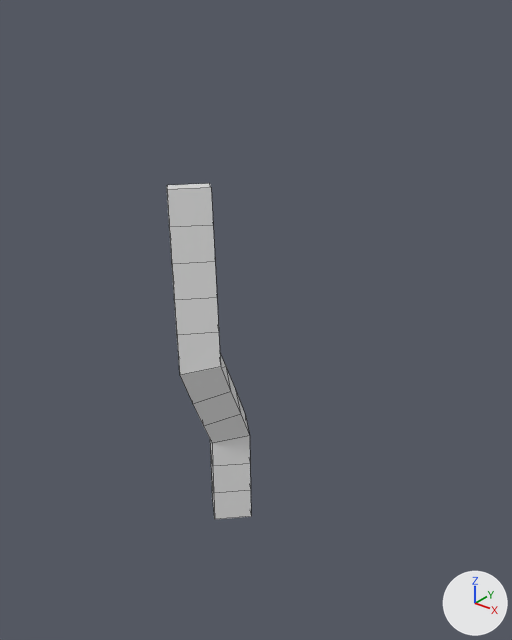
The Blender file salemstalker/Assets/3D/plants/swamptree2.blend as it was, and as the next commit left it.
Rendered twice from a camera (50 mm lens) standing at (5.16, -5.9, 6.71) and looking at (-0.01, 0.56, 2.71). The axes (+X, +Y, +Z) are drawn at lower right. The lights are the same throughout. Mesh edges are drawn as thin lines.
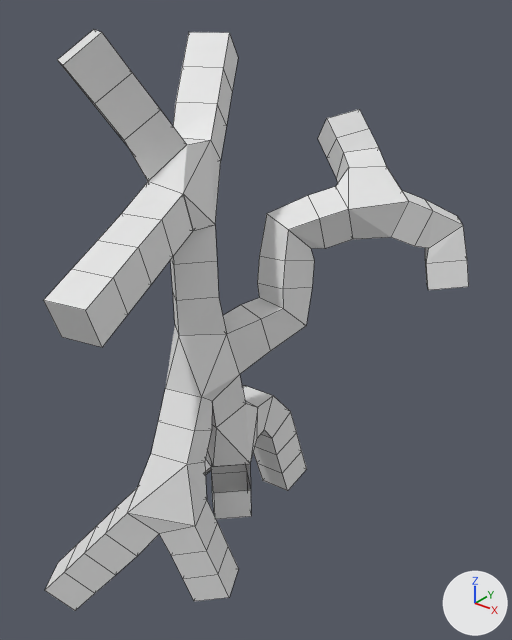
Where the change shows, as pixel boxes (x1, y1, x2, y2) in the pictures (512 x 640 px):
'Cube', reshaped (401% wider, 73% taller)
    before: (167, 183, 251, 519)
    after: (44, 30, 469, 611)

Diff of the bpy script that builds the scene:
```diff
--- a/salemstalker/Assets/3D/plants/swamptree2.blend.py
+++ b/salemstalker/Assets/3D/plants/swamptree2.blend.py
@@ me_cube_001 @@
 # used by ob_cube; location = (0.0, 0.0, 0.0)
-me_cube_001.from_pydata(...)  # 4 vertices, 0 faces, 3 loose edges; spans x -0.49..0.0, y -0.32..0.1, z 0.0..4.52
+me_cube_001.from_pydata(...)  # 23 vertices, 0 faces, 22 loose edges; spans x -2.4..1.74, y -2.22..2.62, z -0.75..6.06
+# me_cube_001 part 1
+# 19 vertices are added at x -2.4..1.74, y -2.22..2.62, z -0.75..6.06
+# 19 loose edges are added
```
